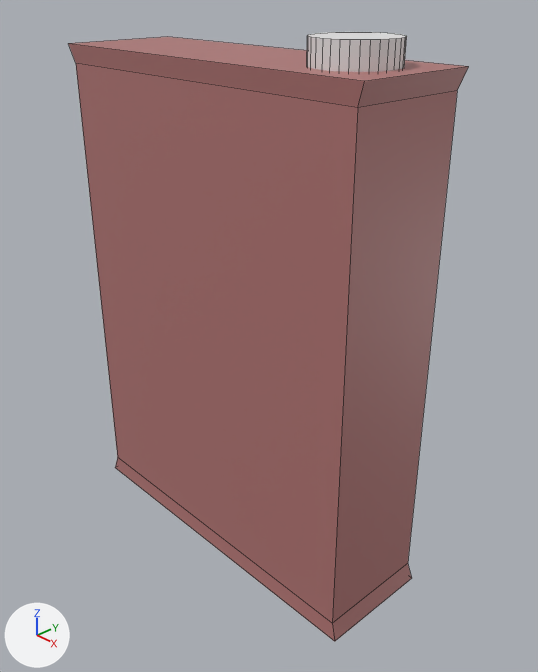
A saved change to the Blender file Assets/Saves/Untitled.blend.
One viewpoint serves both versions: a 50 mm camera at (0.1614, -0.1418, 0.0995) aimed at (0.0077, 0.0029, -0.004). Every picture has the same lights, and +X, +Y and +Z are marked at lower left. The first picture is the older version. Mesh edges are drawn as thin lines.

Before the edit, the objects in view are built like this:
```python
mat_material = principled_material('Material')
mat_material.base_color = (0.434, 0.176, 0.17)  # brown #b07473
me_cube = bpy.data.meshes.new('Cube')
me_cube.from_pydata(...)  # 80 vertices, 48 faces; spans x -1.0..1.0, y -1.0..1.0, z -1.08..1.17
# faces by material slot: [14, 34]
me_cube.materials.append(mat_material)  # brown #b07473
me_cube.materials.append(None)
ob_cube = bpy.data.objects.new('Cube', me_cube)
ob_cube.location = (0.0, 0.0, 0.0)
ob_cube.scale = (0.059, 0.0187, 0.0736)
```
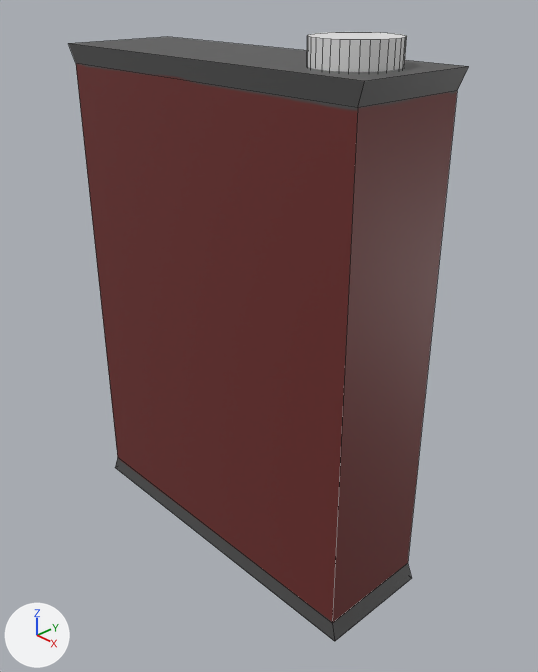
Where the change shows, as pixel boxes [x1, y1, x2, y2] in the pictures (538 x 672 px):
'Cube', surface changed (darker): [68, 37, 469, 641] in both

The change, as a list of edits to the scene's bpy script:
```text
Add img_grease_can:
    img_grease_can = load_image('Grease Can', '_unpacked/Grease_Can', 1024, 1024, 'sRGB')
Change mat_material:
    remove mat_material.base_color = (0.434, 0.176, 0.17)  # brown #b07473
    add mat_material.texture = img_grease_can
```
